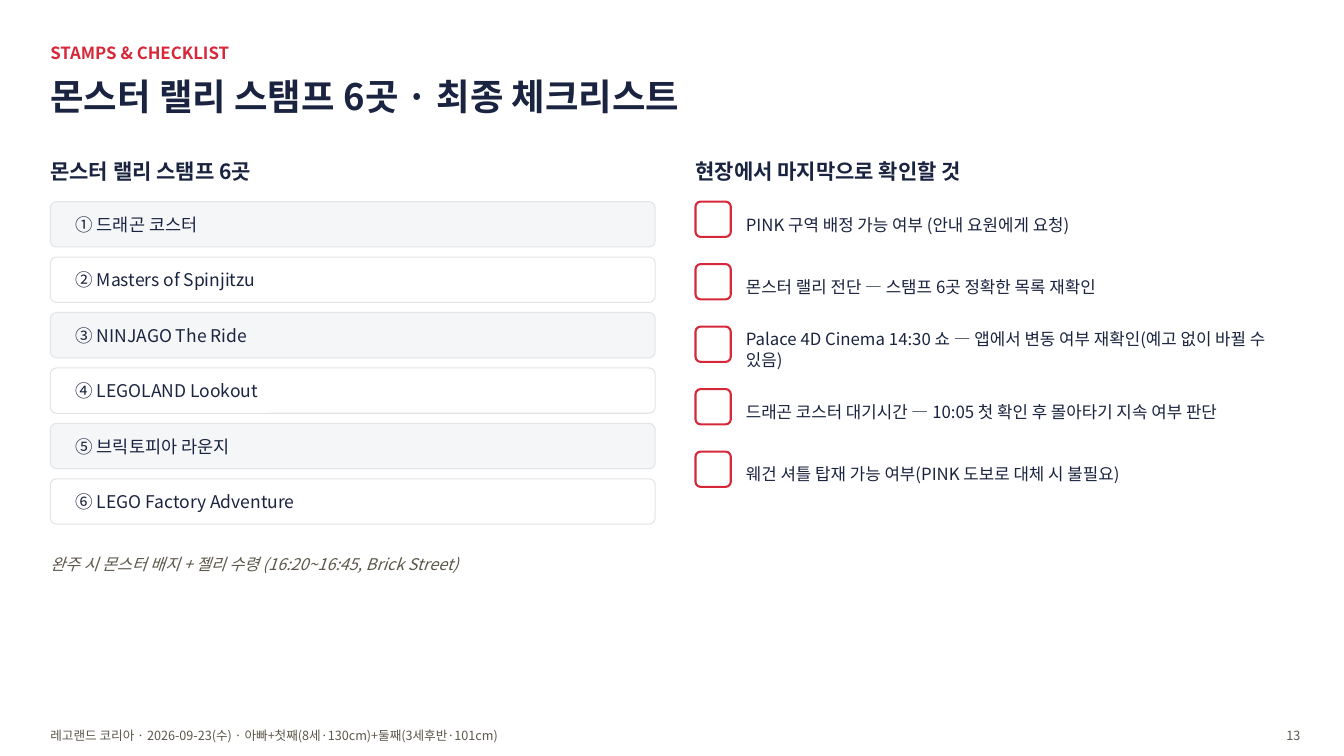
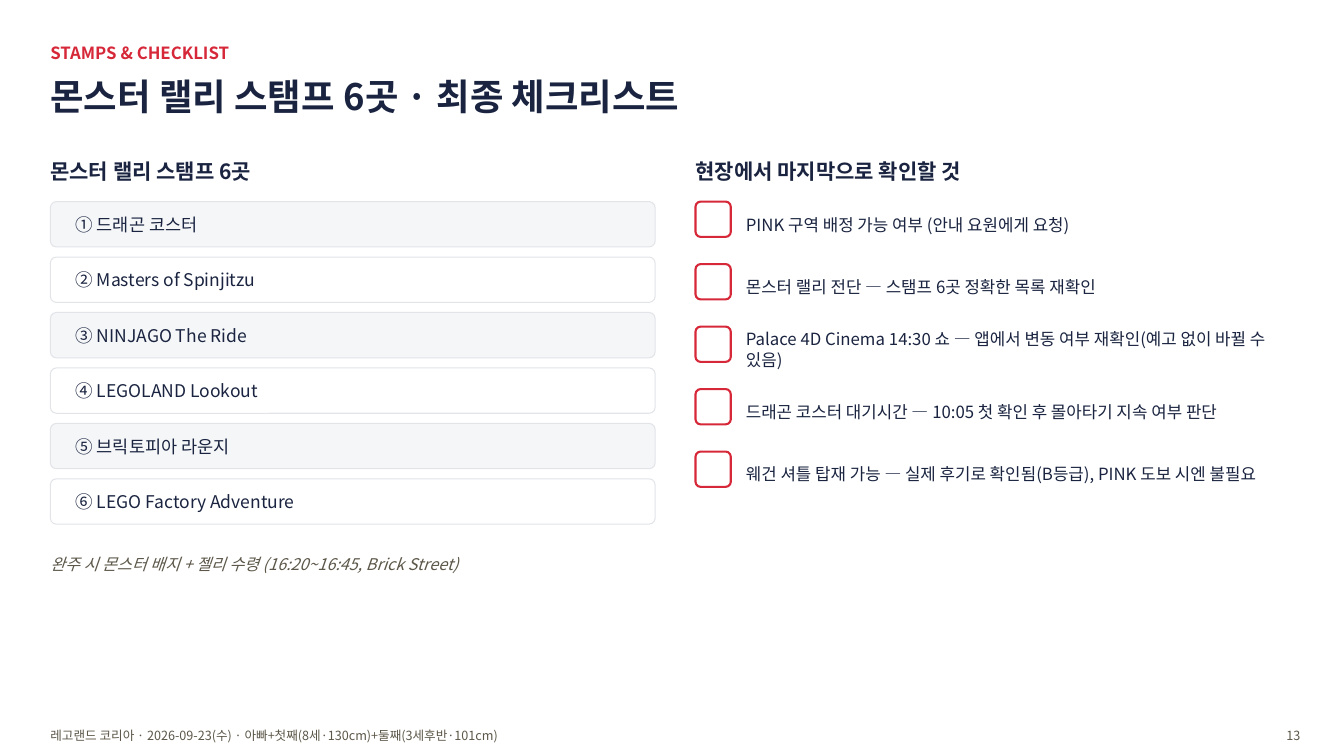
Before and after one commit to wonhee9299/wonee9, a slide deck: slide 13 of family-outings/assets/legoland_20260923_plan.pptx. Drawn at 1344x756 pixels with LibreOffice and Linux fonts; fonts in the diff are those of the drawing. Boxes give left, top, right and bottom in pixels: in the first picture for what was removed or moved away, otherwise in the second. Text is boxed around its words. In the diff, an @@ line names an element or a change of style, - is before the commit and + after.

```diff
--- a/family-outings/assets/legoland_20260923_plan.pptx
+++ b/family-outings/assets/legoland_20260923_plan.pptx
@@ text at (x1=746, y1=466, x2=1256, y2=483): text changed @@
-웨건 셔틀 탑재 가능 여부(PINK 도보로 대체 시 불필요)
+웨건 셔틀 탑재 가능 — 실제 후기로 확인됨(B등급), PINK 도보 시엔 불필요
```
Also in this commit, not shown: 2 other slides changed, 1 slide added, 3 other files.
